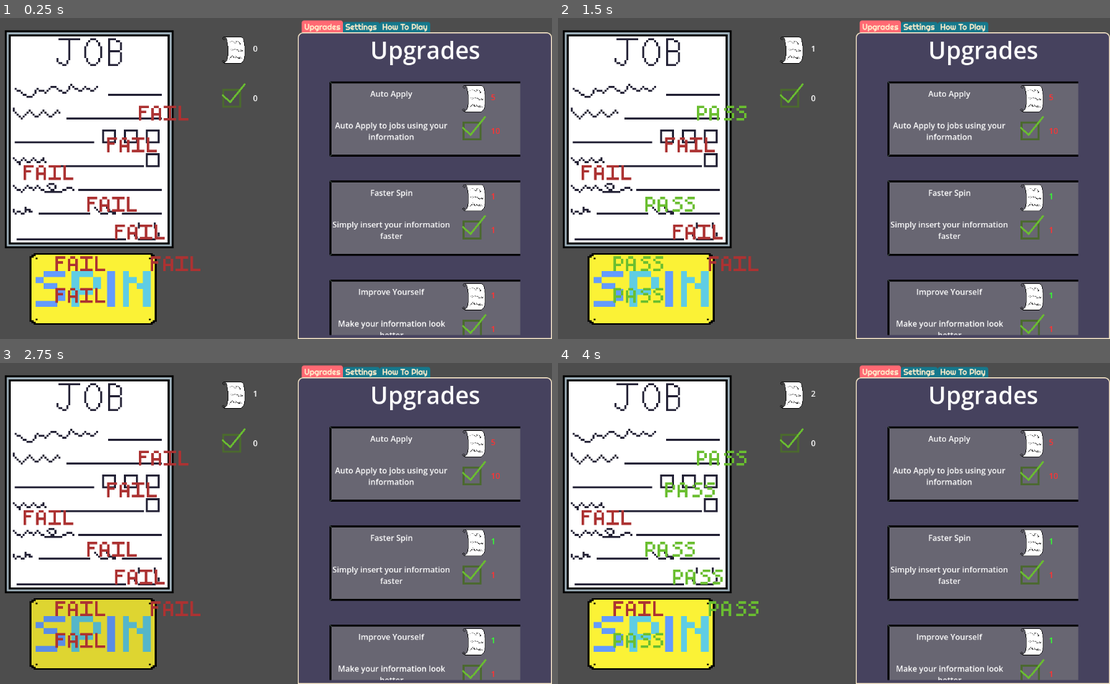
Above: before the commit, frames 1-4 (two rows, left to right).
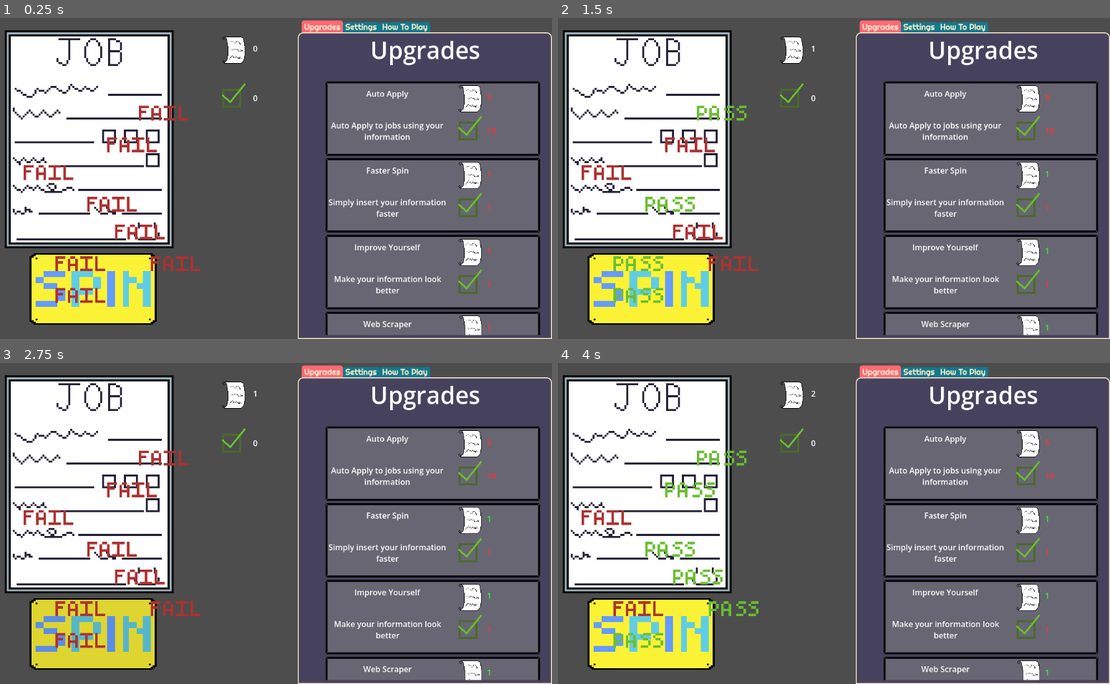
Above: after the commit, the same moments.

Repository: OrangePainting/in-this-economy
Game: Godot game, scene res://Scenes/main.tscn
Two runs of this game, one before a commit and one after it. Both use one fixed random seed, a clock stepped at 60 frames per second and the inputs below.
Inputs (mouse positions are in pixels of both pictures, inside the frame that each line leads up to):
- Up to frame 1 (0.25 s): no input
- Up to frame 2 (1.5 s): click (651, 287) at 0.5 s
- Up to frame 3 (2.75 s): no input
- Up to frame 4 (4 s): click (651, 632) at 2.75 s

The runs differ from the first frame. In frame 1, 14% of the frame differs, in the area x 59-98%, y 19-99%; in frame 2, 14%; in frame 3, 14%; in frame 4, 14%.

Commit message:
Upgrades Now Scrollable
Krish Konda
22:28 06/20/26

Upgrades are now in scrollbox container.

Diff:
--- a/Scenes/tab_system.tscn
+++ b/Scenes/tab_system.tscn
@@ -2,23 +2,6 @@
 
 [ext_resource type="Theme" uid="uid://b3klx57slj0l3" path="res://Assets/soft_retro/soft_retro/soft_retro.tres" id="1_xwrfs"]
 [ext_resource type="Script" uid="uid://cb2u3x5xd2a8x" path="res://Scripts/upgrade_container.gd" id="2_4bjt4"]
-
-[sub_resource type="StyleBoxEmpty" id="StyleBoxEmpty_4bjt4"]
-
-[sub_resource type="StyleBoxEmpty" id="StyleBoxEmpty_kfw27"]
-
-[sub_resource type="StyleBoxEmpty" id="StyleBoxEmpty_rdeo7"]
-
-[sub_resource type="StyleBoxEmpty" id="StyleBoxEmpty_q3rri"]
-
-[sub_resource type="StyleBoxEmpty" id="StyleBoxEmpty_r4a1v"]
-
-[sub_resource type="Theme" id="Theme_e7cr7"]
-VScrollBar/styles/grabber = SubResource("StyleBoxEmpty_4bjt4")
-VScrollBar/styles/grabber_highlight = SubResource("StyleBoxEmpty_kfw27")
-VScrollBar/styles/grabber_pressed = SubResource("StyleBoxEmpty_rdeo7")
-VScrollBar/styles/scroll = SubResource("StyleBoxEmpty_q3rri")
-VScrollBar/styles/scroll_focus = SubResource("StyleBoxEmpty_r4a1v")
 
 [node name="TabSystem" type="Node2D" unique_id=30286076]
 
@@ -43,18 +26,19 @@
 
 [node name="ScrollContainer" type="ScrollContainer" parent="TabContainer/Upgrades" unique_id=1000434235]
 layout_mode = 0
-offset_left = 62.0
+offset_left = 54.0
 offset_top = 97.0
-offset_right = 446.0
+offset_right = 486.0
 offset_bottom = 609.0
-theme = SubResource("Theme_e7cr7")
+vertical_scroll_mode = 2
 
 [node name="UpgradeContainer" type="VBoxContainer" parent="TabContainer/Upgrades/ScrollContainer" unique_id=1170023281]
 clip_children = 2
 layout_mode = 2
 size_flags_horizontal = 3
 size_flags_vertical = 3
-theme_override_constants/separation = 200
+theme_override_constants/separation = 5
+alignment = 2
 script = ExtResource("2_4bjt4")
 
 [node name="Settings" type="TabBar" parent="TabContainer" unique_id=597449230]
--- a/Scenes/upgrade_template.tscn
+++ b/Scenes/upgrade_template.tscn
@@ -5,16 +5,12 @@
 [ext_resource type="Texture2D" uid="uid://bhm4ep11115sw" path="res://Assets/UpgradeBackground.png" id="1_wfifv"]
 [ext_resource type="Texture2D" uid="uid://dbkwmiju3sjkr" path="res://Assets/ExpLogo.png" id="2_wfifv"]
 
-[node name="UpgradeTemplate" type="Control" unique_id=1692037256]
-layout_mode = 3
-anchors_preset = 0
+[node name="UpgradeBackground" type="TextureRect" unique_id=321692681]
+custom_minimum_size = Vector2(400, 150)
+offset_right = 400.0
+offset_bottom = 150.0
+texture = ExtResource("1_wfifv")
 script = ExtResource("1_rgau5")
-
-[node name="TextureRect" type="TextureRect" parent="." unique_id=843949598]
-layout_mode = 0
-offset_right = 392.0
-offset_bottom = 152.0
-texture = ExtResource("1_wfifv")
 
 [node name="HBoxContainer" type="HBoxContainer" parent="." unique_id=508378186]
 layout_mode = 0
--- a/Scripts/upgrade_container.gd
+++ b/Scripts/upgrade_container.gd
@@ -1,7 +1,6 @@
-extends Container
+extends VBoxContainer
 
 const Upgrade = preload("res://Scenes/upgrade_template.tscn")
-const PADDING = Vector2(0, 200)
 var upgrade_nodes = []
 
 # Called when the node enters the scene tree for the first time.
@@ -25,5 +24,4 @@
 	var u = Upgrade.instantiate()
 	u.setup(upgrade_info)
 	add_child(u)
-	u.position = position + len(upgrade_nodes) * PADDING
 	upgrade_nodes.append(u)
